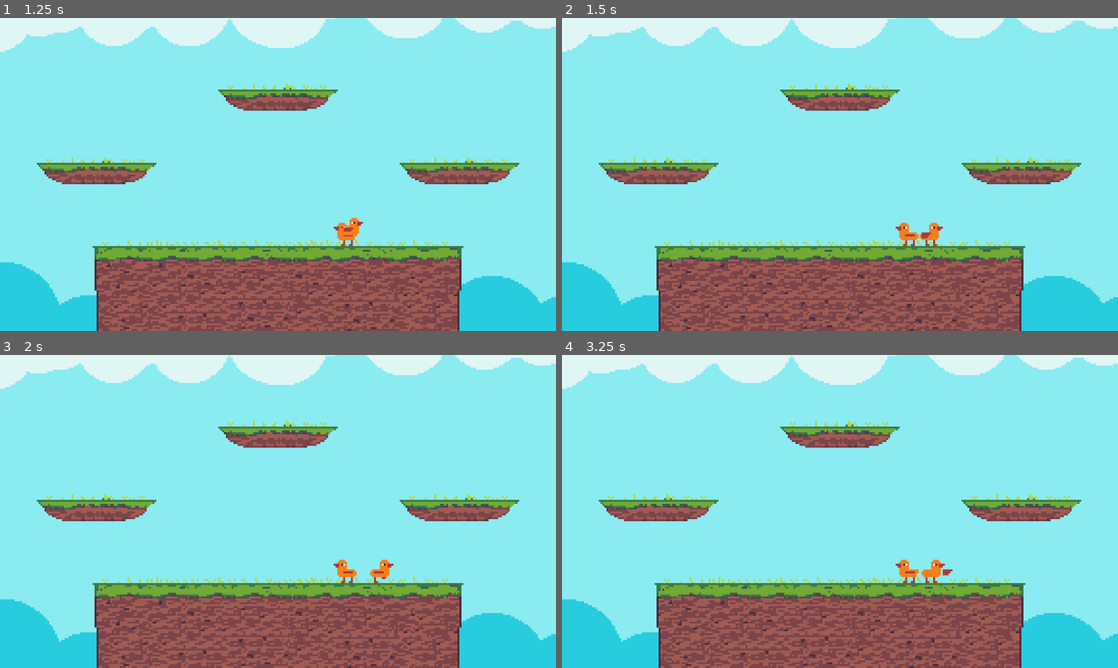
Above: before the commit, frames 1-4 (two rows, left to right).
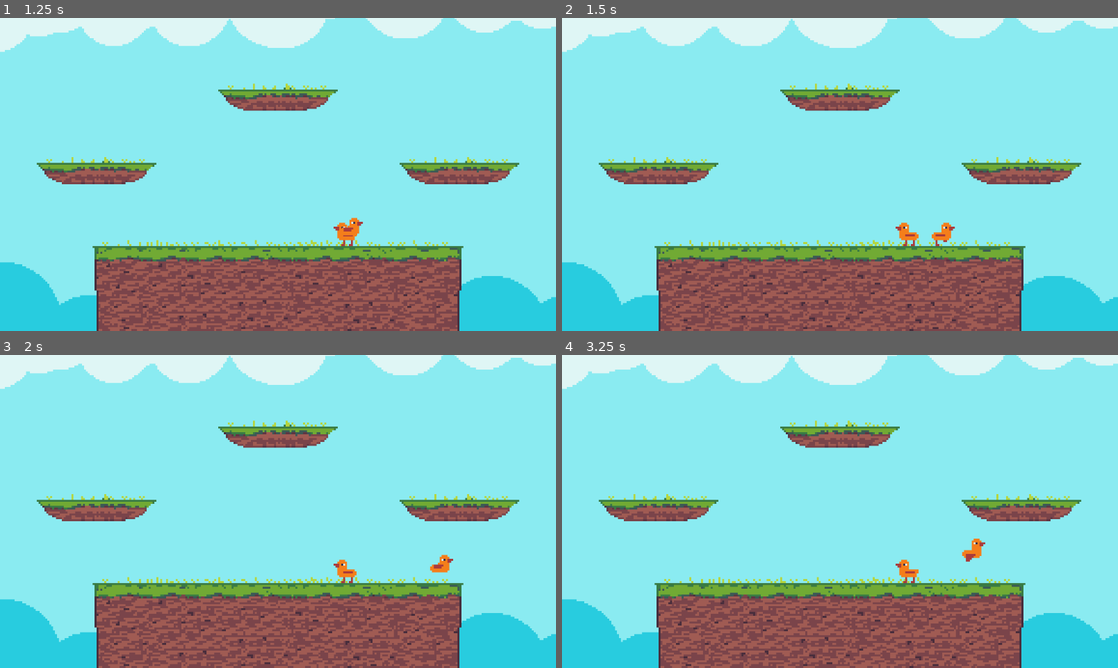
Above: after the commit, the same moments.

Repository: Shuflduf/Goose-Fight-Real
Game: Godot game, scene res://Scenes/world.tscn
Two runs of this game, one before a commit and one after it. Both use one fixed random seed, a clock stepped at 60 frames per second and the inputs below.
Inputs:
- Up to frame 1 (1.25 s): tap Enter at 0.5 s; hold Right (right) from 0.53 s (still down); tap X (basic_attack) at 0.6 s; tap Z (jump) at 0.77 s
- Up to frame 2 (1.5 s): keep holding Right (right); tap X (basic_attack) at 1.35 s
- Up to frame 3 (2 s): keep holding Right (right); tap Z (jump) at 1.52 s
- Up to frame 4 (3.25 s): release Right (right) at 2.03 s; hold Left (left) 2.03-2.78 s; tap X (basic_attack) at 2.1, 2.85 s; hold Right (right) from 2.78 s (still down); tap Z (jump) at 3.02 s

Frame 1 is identical in both runs. In frame 2, 0.3% of the frame differs, in the area x 64-71%, y 65-73%; in frame 3, 0.3%; in frame 4, 0.4%, in the area x 64-77%, y 58-73%.

Commit message:
make a base boring attack since the two current attacks are so fuckin similar

Diff:
--- a/Attacks/attack_f_tilt.gd
+++ /dev/null
@@ -1,27 +0,0 @@
-extends Attack
-
-func _unhandled_input(event: InputEvent) -> void:
-    var conditions: Array[bool] = [
-        p.inp.event_is_action_pressed(event, &"basic_attack"),
-        p.is_on_floor(),
-        not $Anim.is_playing(),
-        ah.current_tilt == AttackHandler.Tilts.Forward,
-    ]
-    if conditions.all(func(c: bool) -> bool: return c):
-        start()
-        $Anim.play(&"start")
-        #await get_tree().create_timer(0.5).timeout
-        #finished.emit()
-
-func swing() -> void:
-    # TODO: this should work on more than just players, like objects
-    for b: Player in $HitBox.get_overlapping_bodies():
-        if b == p:
-            continue
-
-        print(b)
-        p.velocity.x += -500.0 * dir_mult()
-        var data: DamageData = DamageData.new()
-        data.health = 5
-        damage.emit(data, b)
-        break
--- a/Attacks/attack_f_tilt.tscn
+++ b/Attacks/attack_f_tilt.tscn
@@ -1,7 +1,10 @@
-[gd_scene load_steps=5 format=3 uid="uid://dlfd1q2hltgte"]
+[gd_scene load_steps=6 format=3 uid="uid://dlfd1q2hltgte"]
 
 [ext_resource type="PackedScene" uid="uid://ddfmqiyr3nc4m" path="res://Attacks/attack.tscn" id="1_u2l5l"]
-[ext_resource type="Script" uid="uid://c7wt5y38yfxgy" path="res://Attacks/attack_f_tilt.gd" id="2_v3mub"]
+[ext_resource type="Script" uid="uid://d1u52dcg7k86i" path="res://Attacks/boring_attack.gd" id="2_v3mub"]
+
+[sub_resource type="RectangleShape2D" id="RectangleShape2D_v3mub"]
+size = Vector2(17.6667, 6.66667)
 
 [sub_resource type="Animation" id="Animation_u2l5l"]
 resource_name = "start"
@@ -14,9 +17,12 @@
 tracks/0/interp = 1
 tracks/0/loop_wrap = true
 tracks/0/keys = {
-"times": PackedFloat32Array(0.25),
-"transitions": PackedFloat32Array(1),
+"times": PackedFloat32Array(0.2, 0.25),
+"transitions": PackedFloat32Array(1, 1),
 "values": [{
+"args": [],
+"method": &"boost"
+}, {
 "args": [],
 "method": &"swing"
 }]
@@ -31,6 +37,10 @@
 script = ExtResource("2_v3mub")
 anim_name = &"attack_ftilt"
 
+[node name="Shape" parent="HitBox" index="0"]
+position = Vector2(-4.83333, 0.666667)
+shape = SubResource("RectangleShape2D_v3mub")
+
 [node name="Anim" type="AnimationPlayer" parent="." index="1"]
 libraries = {
 &"": SubResource("AnimationLibrary_v3mub")
--- a/Attacks/attack_jab.tscn
+++ b/Attacks/attack_jab.tscn
@@ -1,6 +1,6 @@
 [gd_scene load_steps=5 format=3 uid="uid://dwct0b3fqkr6c"]
 
-[ext_resource type="Script" uid="uid://d1u52dcg7k86i" path="res://Attacks/attack_jab.gd" id="1_emekd"]
+[ext_resource type="Script" uid="uid://d1u52dcg7k86i" path="res://Attacks/boring_attack.gd" id="1_emekd"]
 [ext_resource type="PackedScene" uid="uid://ddfmqiyr3nc4m" path="res://Attacks/attack.tscn" id="1_r2krn"]
 
 [sub_resource type="Animation" id="Animation_emekd"]
@@ -14,7 +14,21 @@
 tracks/0/interp = 1
 tracks/0/loop_wrap = true
 tracks/0/keys = {
-"times": PackedFloat32Array(0.1),
+"times": PackedFloat32Array(0),
+"transitions": PackedFloat32Array(1),
+"values": [{
+"args": [],
+"method": &"boost"
+}]
+}
+tracks/1/type = "method"
+tracks/1/imported = false
+tracks/1/enabled = true
+tracks/1/path = NodePath(".")
+tracks/1/interp = 1
+tracks/1/loop_wrap = true
+tracks/1/keys = {
+"times": PackedFloat32Array(0),
 "transitions": PackedFloat32Array(1),
 "values": [{
 "args": [],
@@ -32,7 +46,7 @@
 anim_name = &"attack_jab"
 
 [node name="Shape" parent="HitBox" index="0"]
-position = Vector2(-10, -4)
+position = Vector2(-10, -2)
 
 [node name="Anim" type="AnimationPlayer" parent="." index="1"]
 libraries = {
--- a/Attacks/attack_jab.gd
+++ b/Attacks/boring_attack.gd
@@ -4,15 +4,18 @@
     var conditions: Array[bool] = [
         p.inp.event_is_action_pressed(event, &"basic_attack"),
         p.is_on_floor(),
-        not $Anim.is_playing(),
+        p.can_move,
+        #not $Anim.is_playing(),
         ah.current_tilt == AttackHandler.Tilts.None,
     ]
     if conditions.all(func(c: bool) -> bool: return c):
         start()
-        p.velocity.x += -150.0 * dir_mult()
         $Anim.play(&"start")
         #await get_tree().create_timer(0.5).timeout
         #finished.emit()
+
+func boost() -> void:
+    p.velocity.x += -150.0 * dir_mult()
 
 func swing() -> void:
     # TODO: this should work on more than just players, like objects
--- a/Player/attack_handler.gd
+++ b/Player/attack_handler.gd
@@ -44,6 +44,7 @@
 
     update_tilt()
 
+
 func update_tilt() -> void:
     var pressed_dirs: Dictionary[Tilts, bool] = {
         Tilts.Forward: false,
@@ -70,7 +71,6 @@
     elif not p.is_on_floor() and pressed_dirs[Tilts.Backward]:
         current_tilt = Tilts.Backward
 
-    prints(pressed_dirs, current_tilt)
 
 func _ready() -> void:
     await get_tree().physics_frame
Not shown, removed: Attacks/attack_f_tilt.gd.uid
Renamed: Attacks/attack_jab.gd.uid -> Attacks/boring_attack.gd.uid
Not shown: 2 places in Player/player.tscn that only renumber resources
